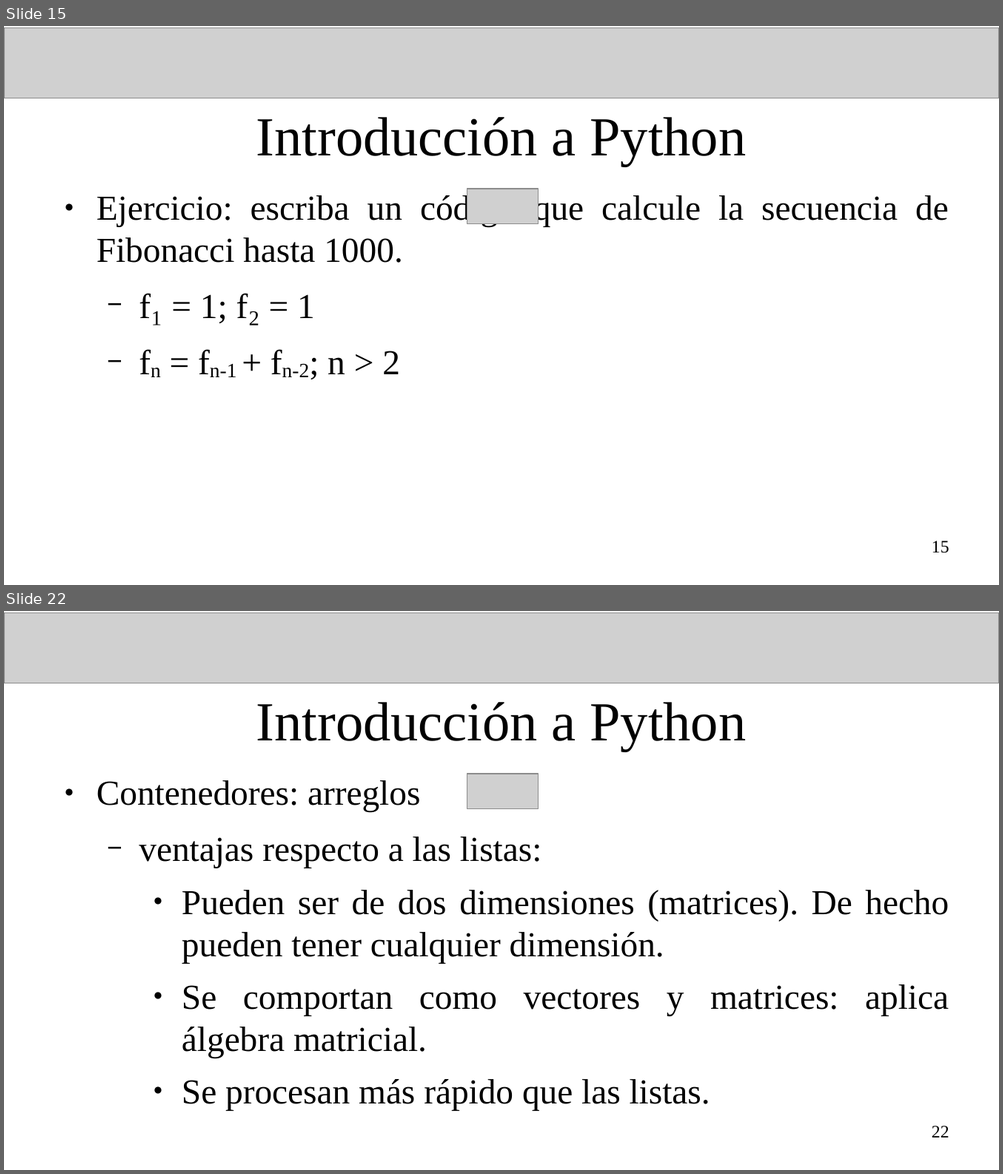
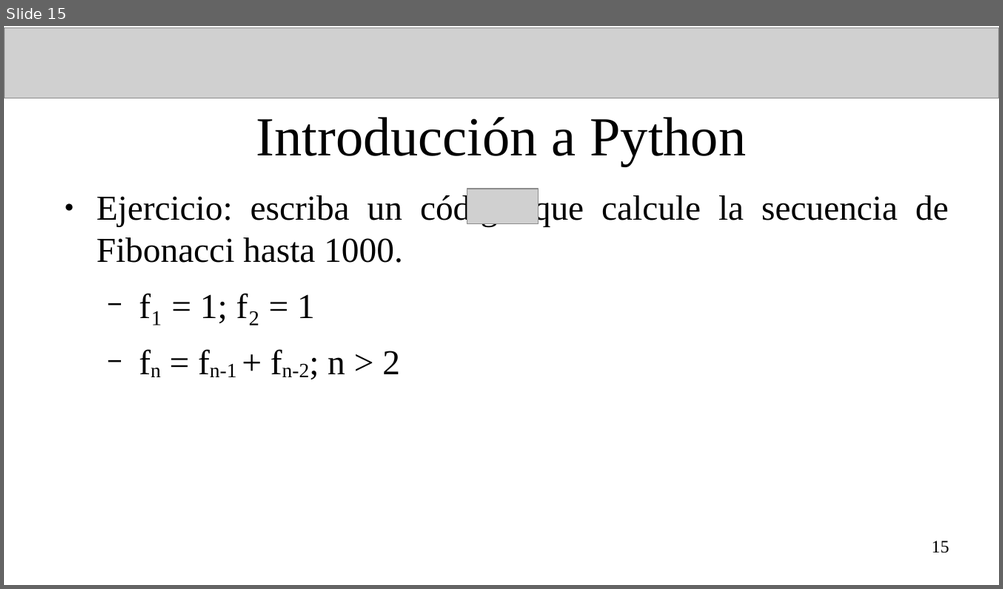
Before and after one commit to fiscompunipamplona/mn_unid1, a slide deck: clases/clase-introPython_2.odp. Shown one above the other, each under a label of ours: slides 15 and 22 before the commit, slide 15 after it; the slides between them are not shown. The pictures are 1003x1174 and 1003x589 pixels, drawn with LibreOffice and Linux fonts; fonts in the diff are those of the drawing; grey boxes stand for pictures. Boxes give left, top, right and bottom in pixels: in the first picture for what was removed or moved away, otherwise in the second. Text is boxed around its words. In the diff, an @@ line names an element or a change of style, - is before the commit and + after.

Commit message:
Slides for class 3 (python introduction) were added.

```diff
--- a/clases/clase-introPython_2.odp
+++ b/clases/clase-introPython_2.odp
@@ slide 22 removed at [4,611,999,1170], background #FFFFFF @@
@@ picture removed at [4,612,999,684] @@
@@ title removed at [256,702,745,751] @@
-Introducción a Python
@@ text removed at [96,780,948,1111] @@
-● Contenedores: arreglos
-  − ventajas respecto a las listas:
-    ● Pueden ser de dos dimensiones (matrices). De hecho pueden tener cualquier dimensión.
-    ● Se comportan como vectores y matrices: aplica álgebra matricial.
-    ● Se procesan más rápido que las listas.
@@ picture removed at [467,774,538,809] @@
@@ page number removed at [931,1126,949,1138] @@
-22
```
Also in this commit, not shown: 1 slide changed, 19 other slides removed, 3 other files.
